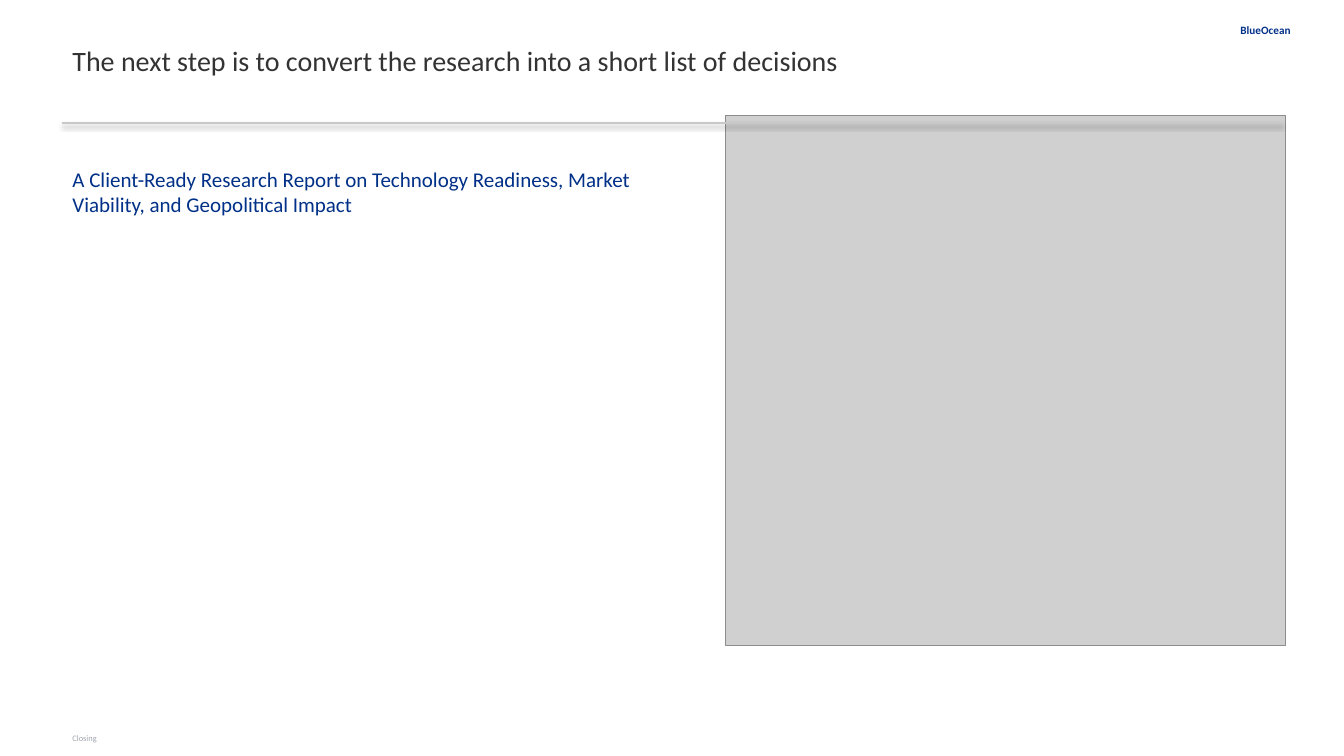
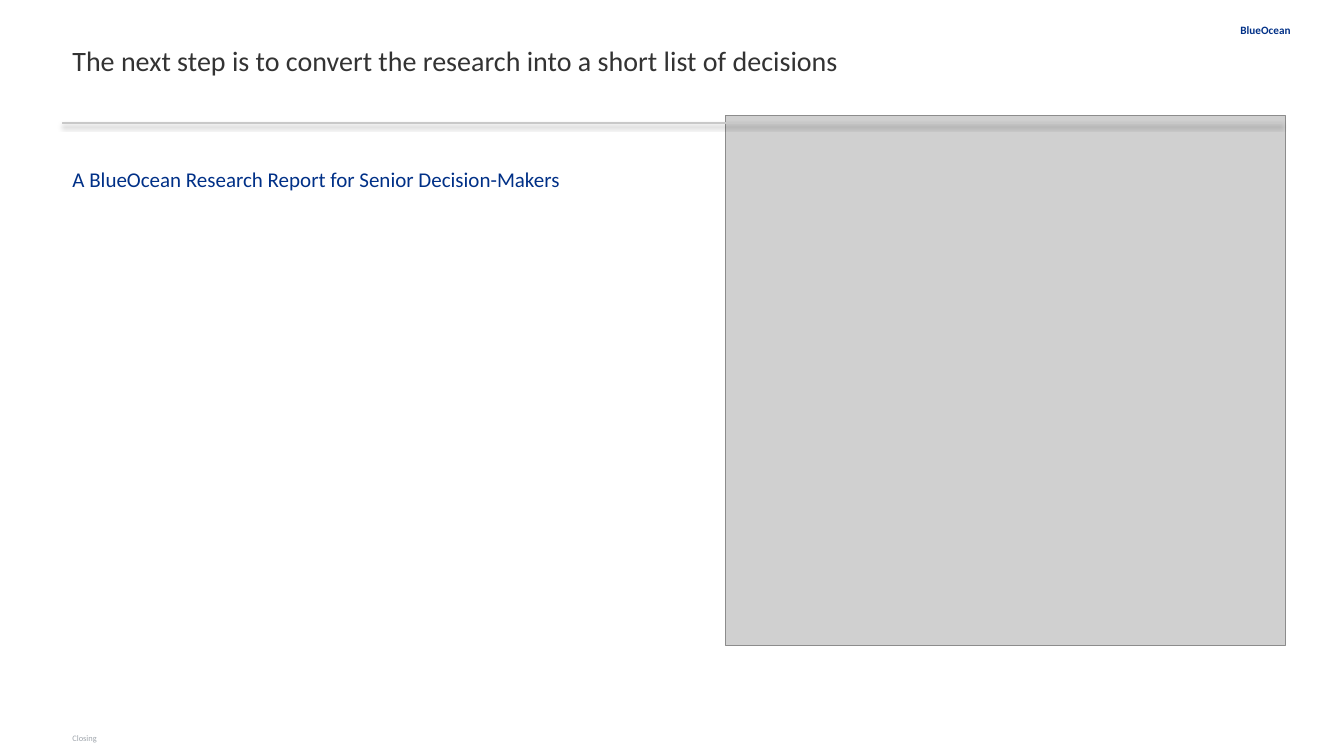
Before and after one commit to yt-feng/gen_rpt, a slide deck: slide 20 of reports/2026-05-14-nuclear-fusion-commercialization-outlook-and-strategic-impli/report.pptx (slide 18 before the commit). Drawn at 1344x756 pixels with LibreOffice and Linux fonts; fonts in the diff are those of the drawing; grey boxes stand for pictures. Boxes give left, top, right and bottom in pixels: in the first picture for what was removed or moved away, otherwise in the second. Text is boxed around its words. In the diff, an @@ line names an element or a change of style, - is before the commit and + after.

```diff
--- a/reports/2026-05-14-nuclear-fusion-commercialization-outlook-and-strategic-impli/report.pptx
+++ b/reports/2026-05-14-nuclear-fusion-commercialization-outlook-and-strategic-impli/report.pptx
@@ text at (72, 172, 559, 191): text changed @@
-A Client-Ready Research Report on Technology Readiness, Market Viability, and Geopolitical Impact
+A BlueOcean Research Report for Senior Decision-Makers
```
Also in this commit, not shown: 7 other slides changed, 6 slides added, 4 slides removed, 50 other files.
